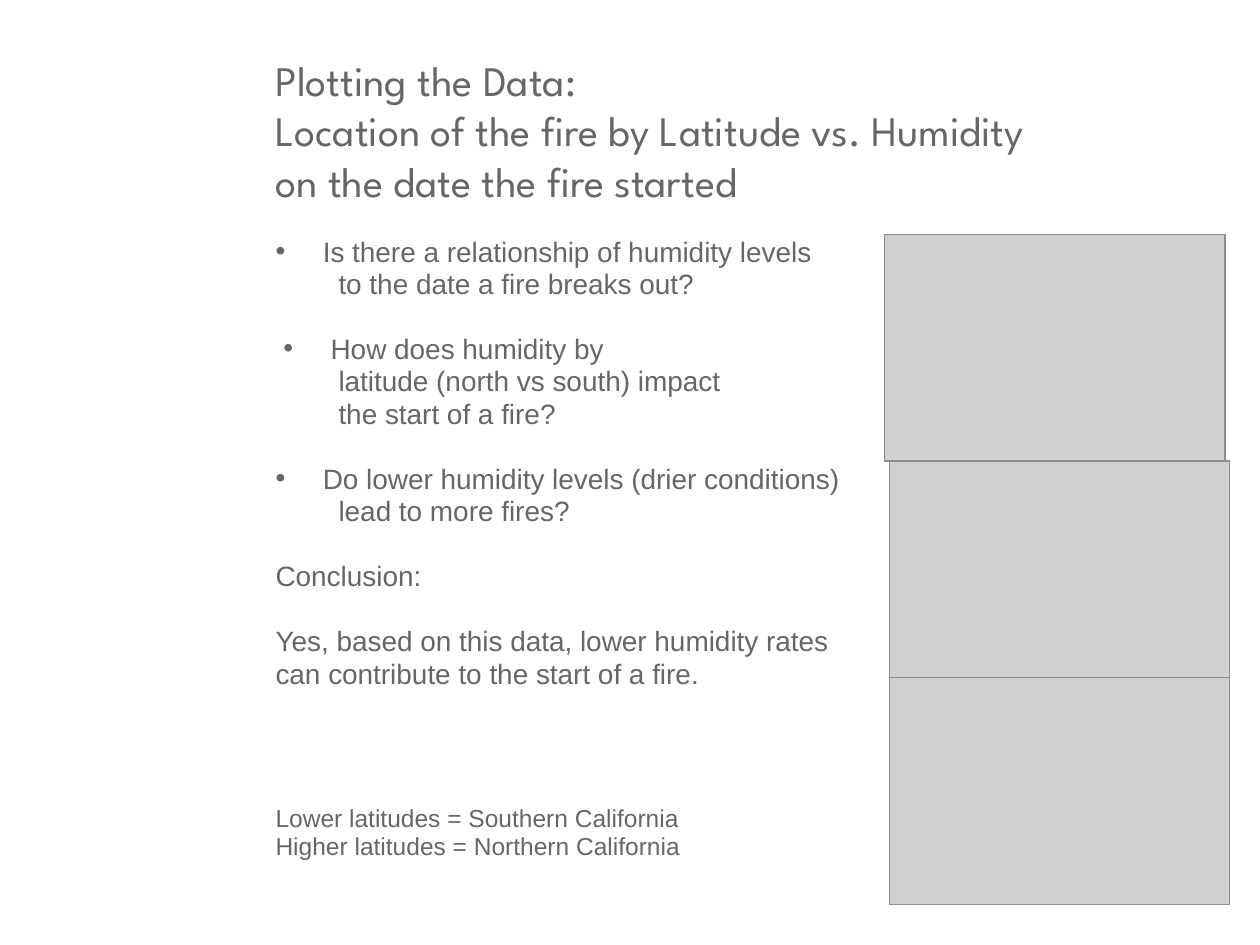
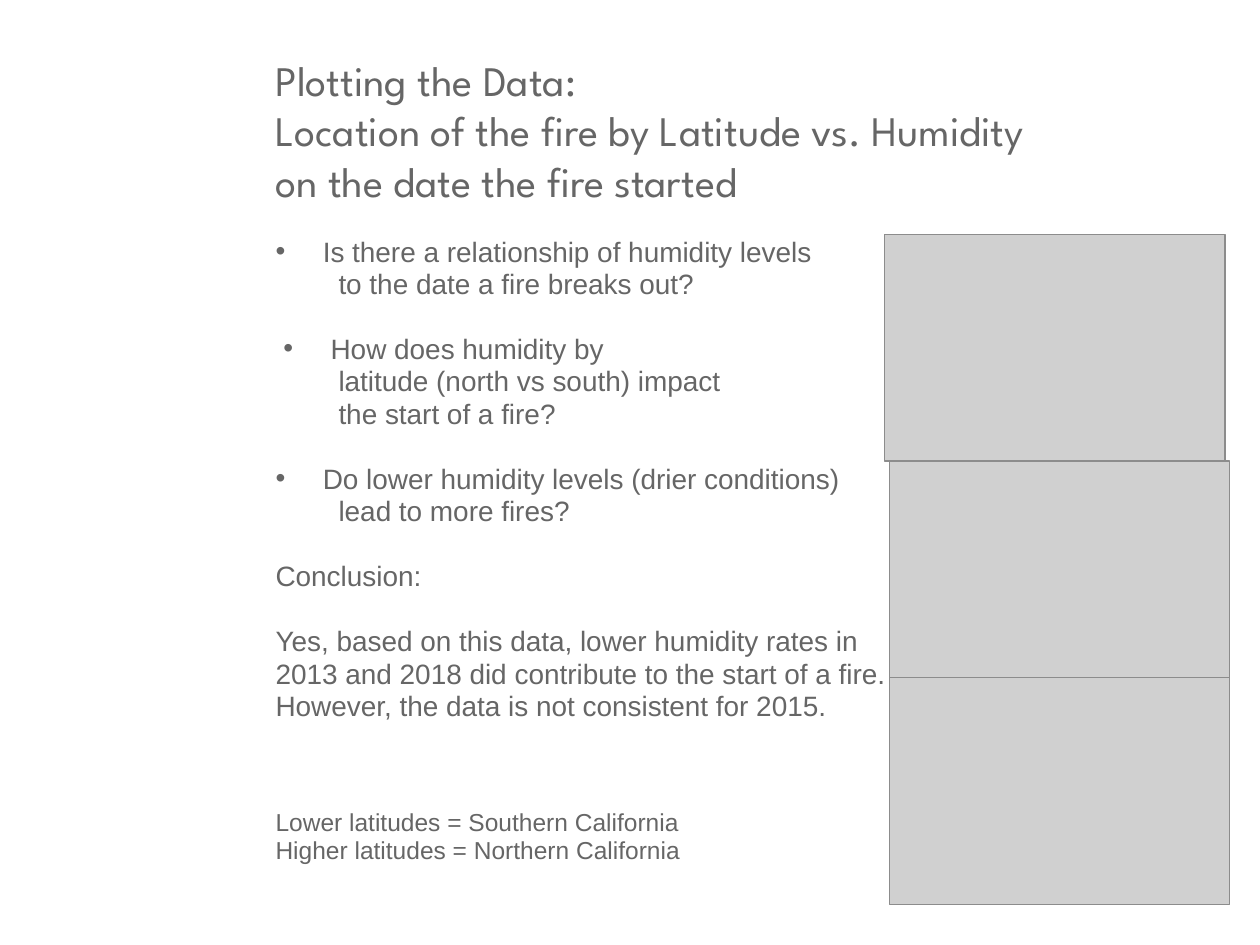
Before and after one commit to hockeylori/project1repo, a slide deck: slide 9 of ppt_writeup/Team7Project.pptx (slide 6 before the commit). Drawn at 1260x945 pixels with LibreOffice and Linux fonts; fonts in the diff are those of the drawing; grey boxes stand for pictures; background and template pictures are left out. Boxes give left, top, right and bottom in pixels: in the first picture for what was removed or moved away, otherwise in the second. Text is boxed around its words. In the diff, an @@ line names an element or a change of style, - is before the commit and + after.

```diff
--- a/ppt_writeup/Team7Project.pptx
+++ b/ppt_writeup/Team7Project.pptx
@@ text at (276,630,885,720): text changed @@
-Yes, based on this data, lower humidity rates
-can contribute to the start of a fire.
+Yes, based on this data, lower humidity rates in
+2013 and 2018 did contribute to the start of a fire.
+However, the data is not consistent for 2015.
```
Also in this commit, not shown: 5 other slides changed, 11 slides added, 1 slide removed, 7 other files.
